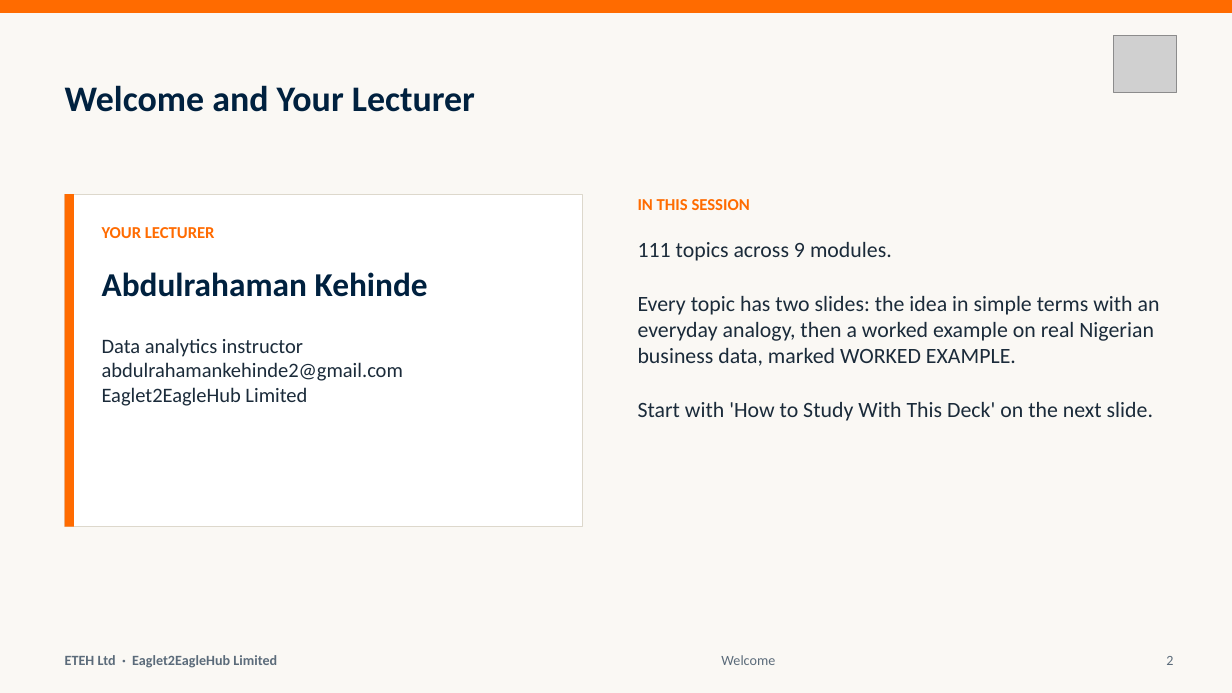
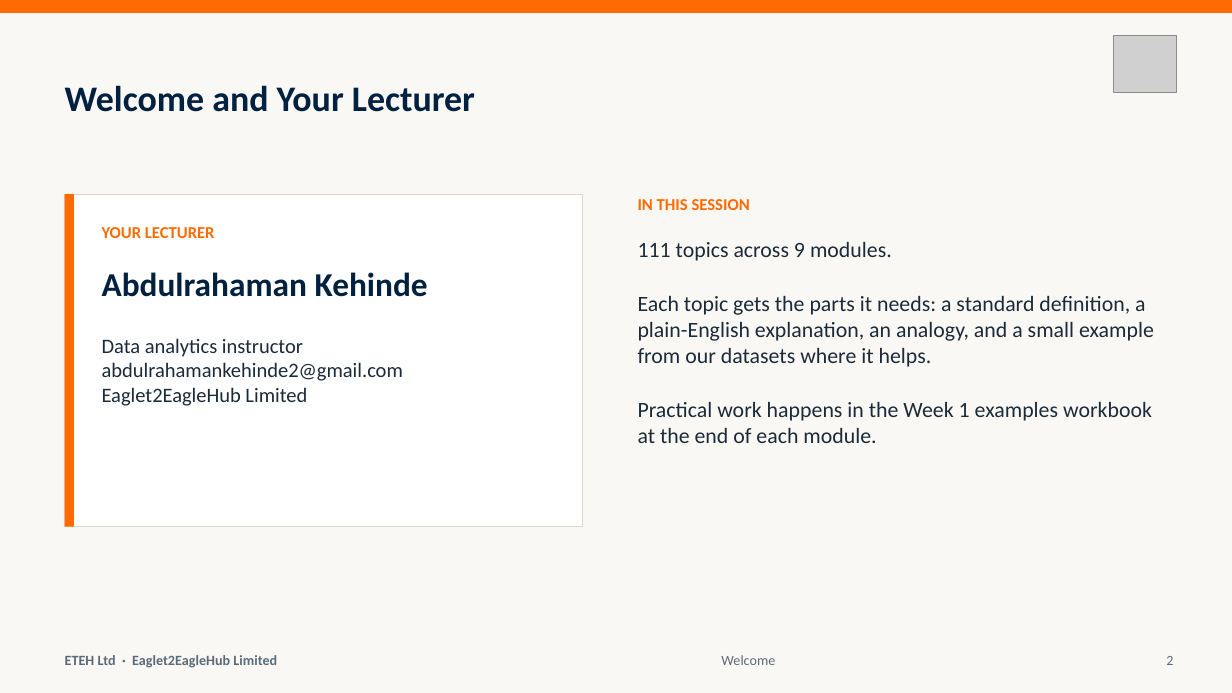
Before and after one commit to MaxiKen/ETEH, a slide deck: slide 2 of ETEH_Bootcamp_Pack/ETEH_Vol1_Week1_Foundations_Slides.pptx. Drawn at 1232x693 pixels with LibreOffice and Linux fonts; fonts in the diff are those of the drawing; grey boxes stand for pictures. Boxes give left, top, right and bottom in pixels: in the first picture for what was removed or moved away, otherwise in the second. Text is boxed around its words. In the diff, an @@ line names an element or a change of style, - is before the commit and + after.

Commit message:
Edition 3, Week 1: new deck (146 slides), self-contained examples workbook, assignment Function Guide
- Deck rebuilt from the ETEH template: one slide per topic, definition / in simple terms / analogy / example only where needed;
  example tables labelled by table name; workbook introduced once at the start of the week.
- Examples workbook rebuilt (02_sec_w1.py + w1x.py + v3/wb_a|b|c.py): all 111 mini-sections covered with steps,
  worked solutions (live formulas), ~220 exercises with live checks, and an answer key per module.
- Assignment: Function Guide sheet for XLOOKUP, AVERAGEIFS, MINIFS, COUNTIFS, EDATE, TEXT, SUMIFS date window, distinct count.
- Fix: tDirtySales has 335 text dates (116 + 106 + 113), not 113.
- README: Edition 3 section.

```diff
--- a/ETEH_Bootcamp_Pack/ETEH_Vol1_Week1_Foundations_Slides.pptx
+++ b/ETEH_Bootcamp_Pack/ETEH_Vol1_Week1_Foundations_Slides.pptx
@@ text at (638, 296, 1154, 443): text changed @@
-Every topic has two slides: the idea in simple terms with an everyday analogy, then a worked example on real Nigerian business data, marked WORKED EXAMPLE.
-Start with 'How to Study With This Deck' on the next slide.
+Each topic gets the parts it needs: a standard definition, a plain-English explanation, an analogy, and a small example from our datasets where it helps.
+Practical work happens in the Week 1 examples workbook at the end of each module.
```
Also in this commit, not shown: 13 other slides changed, 132 slides added, 222 slides removed, 20 other files.
